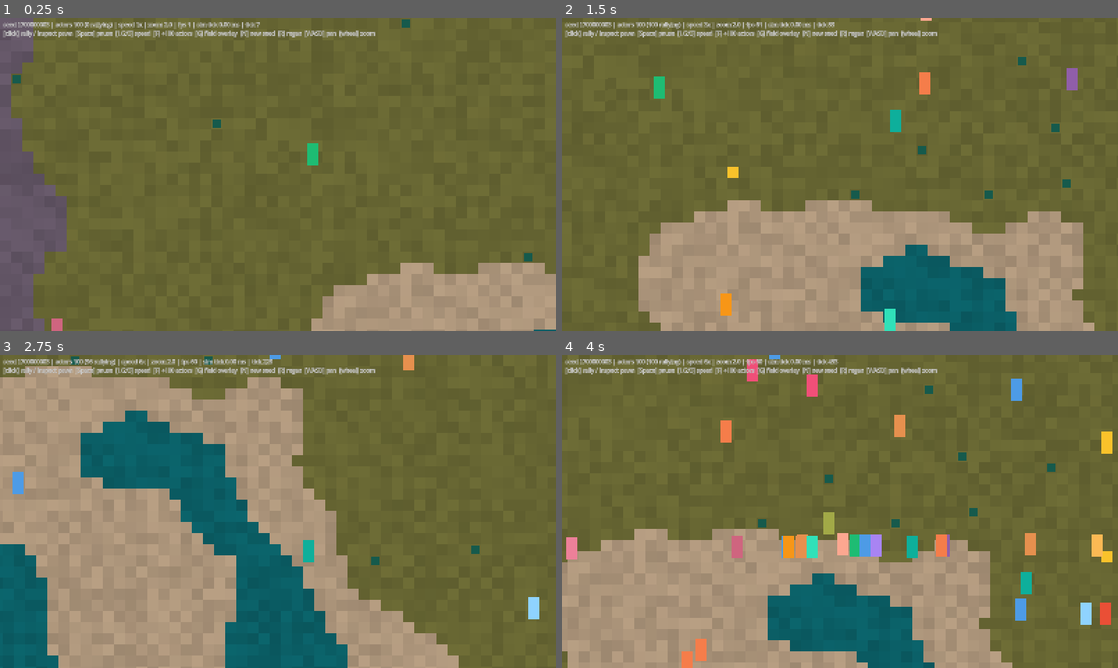
Above: before the commit, frames 1-4 (two rows, left to right).
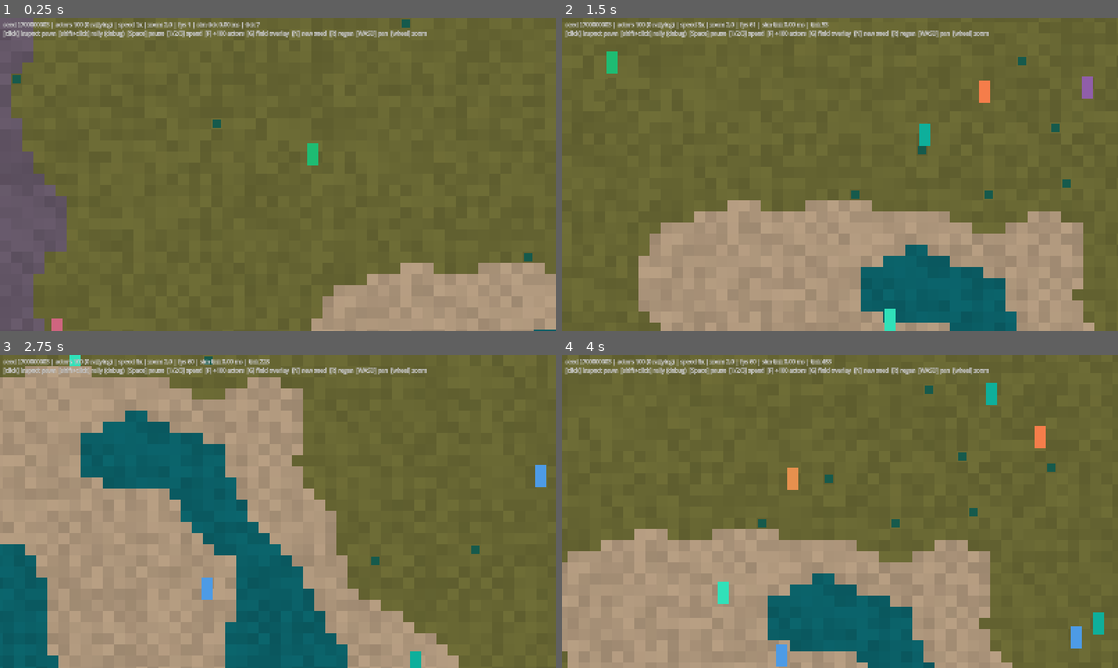
Above: after the commit, the same moments.

Repository: young-steveo/colony-sim
Game: Godot game, scene res://game/main.tscn
Same seed, same stepped clock (60 frames per second), same inputs: the game is played once before the commit and once after it.
Inputs (mouse positions are in pixels of both pictures, inside the frame that each line leads up to):
- Up to frame 1 (0.25 s): no input
- Up to frame 2 (1.5 s): move the mouse to (962, 158) at 0.52 s; hold D (pan_right) 0.53-1.28 s; hold 1 (sim_speed_1) 0.53-1.28 s; click (962, 158) at 0.67 s; move the mouse to (728, 190) at 1.27 s; hold S (pan_down) from 1.28 s (still down); tap 2 (sim_speed_2) at 1.35 s; click (728, 190) at 1.42 s
- Up to frame 3 (2.75 s): move the mouse to (333, 442) at 2.02 s; release S (pan_down) at 2.03 s; hold D (pan_right) from 2.03 s (still down); hold 3 (sim_speed_3) from 2.03 s (still down); click (333, 442) at 2.17 s
- Up to frame 4 (4 s): move the mouse to (812, 574) at 2.77 s; release D (pan_right) at 2.78 s; release 3 (sim_speed_3) at 2.78 s; hold W (pan_up) 2.78-3.53 s; tap Mouse wheel up (zoom_in) at 2.85 s; click (812, 574) at 2.92 s; move the mouse to (1006, 558) at 3.52 s; hold A (pan_left) from 3.53 s (still down); hold Mouse wheel down (zoom_out) from 3.53 s (still down); click (1006, 558) at 3.67 s

The runs differ from the first frame. In frame 1, 0.9% of the frame differs, in the area x 3-77%, y 4-7%; in frame 2, 2.7%; in frame 3, 2.2%; in frame 4, 6.1%, in the area x 0-99%, y 0-100%.

Commit message:
Move rally off bare click to shift+click (debug verb)
Plain click now inspects a pawn or deselects; the whole-colony rally
stays available behind shift+click for debugging. Sim-level
set_command_target and its tests are unchanged — it's the seed of
director mode.

Co-Authored-By: Claude Fable 5 <noreply@anthropic.com>

Diff:
--- a/game/main.gd
+++ b/game/main.gd
@@ -205,8 +205,11 @@
 			var picked := _pick_pawn(tile_pos)
 			if picked >= 0:
 				selected_id = sim.actors.ids[picked]
+			elif mb.shift_pressed:
+				# Debug verb: rally everyone to the clicked tile.
+				_rally(floori(tile_pos.x), floori(tile_pos.y))
 			else:
-				_rally(floori(tile_pos.x), floori(tile_pos.y))
+				selected_id = -1
 
 
 ## Nearest pawn within ~a tile of the click, or -1.
@@ -256,7 +259,7 @@
 			world_seed, sim.actors.count, responding, speed_text, str(ZOOM_STEPS[zoom_idx]),
 			Engine.get_frames_per_second(), avg_tick_ms, sim.tick_count,
 		]
-		+ "[click] rally / inspect pawn  [Space] pause  [1/2/3] speed  [F] +100 actors  [G] field overlay  [N] new seed  [R] regen  [WASD] pan  [wheel] zoom"
+		+ "[click] inspect pawn  [shift+click] rally (debug)  [Space] pause  [1/2/3] speed  [F] +100 actors  [G] field overlay  [N] new seed  [R] regen  [WASD] pan  [wheel] zoom"
 	)
 
 
